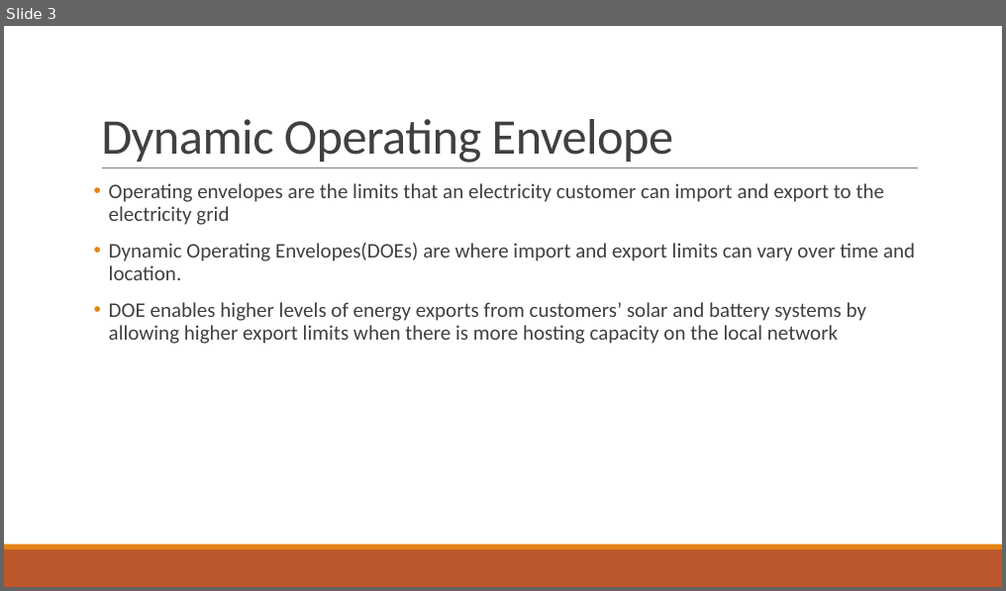
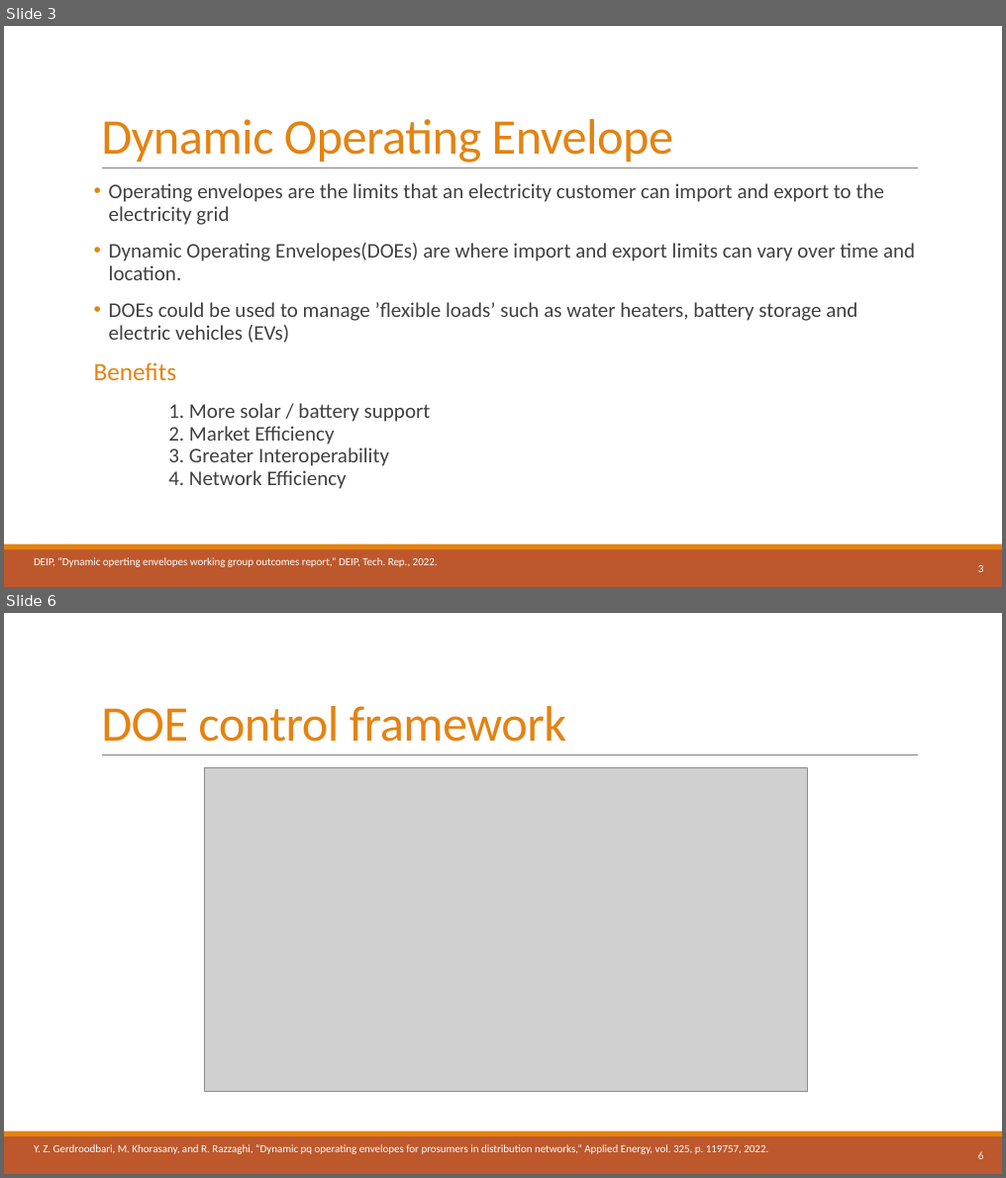
Before and after one commit to athuljosep/Power_System_Analysis, a slide deck: Seminar/Dynamic Operating Envelope.pptx. Shown one above the other, each under a label of ours: slide 3 before the commit, slides 3 and 6 after it; the slides between them are not shown. The pictures are 1006x591 and 1006x1178 pixels, drawn with LibreOffice and Linux fonts; fonts in the diff are those of the drawing; grey boxes stand for pictures. Boxes give left, top, right and bottom in pixels: in the first picture for what was removed or moved away, otherwise in the second. Text is boxed around its words. In the diff, an @@ line names an element or a change of style, - is before the commit and + after.

```diff
--- a/Seminar/Dynamic Operating Envelope.pptx
+++ b/Seminar/Dynamic Operating Envelope.pptx
@@ slide 6 added at [4, 613, 1002, 1174], background #FFFFFF; not listed: 3 template elements that a slide beside it also shows @@
@@ title added at [101, 706, 566, 742], 48 pt, text #E48312 @@
+DOE control framework
@@ picture added at [204, 767, 807, 1091] @@
@@ text added at [34, 1145, 768, 1155], 10.5 pt, text #FFFFFF @@
+Y. Z. Gerdroodbari, M. Khorasany, and R. Razzaghi, “Dynamic pq operating envelopes for prosumers in distribution networks,” Applied Energy, vol. 325, p. 119757, 2022.
@@ page number added at [978, 1152, 984, 1159], 10.5 pt, text #FFFFFF @@
+6
@@ slide 3 changed as well @@
@@ title "Dynamic Operating Envelope" at [101, 119, 674, 163]: text colour #404040 to #E48312 @@
@@ text at [94, 302, 857, 489]: text changed @@
-• DOE enables higher levels of energy exports from customers’ solar and battery systems by allowing higher export limits when there is more hosting capacity on the local network
+• DOEs could be used to manage ’flexible loads’ such as water heaters, battery storage and electric vehicles (EVs)
+Benefits
+1. More solar / battery support
+2. Market Efficiency
+3. Greater Interoperability
+4. Network Efficiency
@@ text added at [34, 558, 438, 568], 10.5 pt, text #FFFFFF @@
+DEIP, “Dynamic operting envelopes working group outcomes report,” DEIP, Tech. Rep., 2022.
@@ page number added at [978, 566, 984, 572], 10.5 pt, text #FFFFFF @@
+3
```
Also in this commit, not shown: 3 other slides changed, 4 other slides added, 2 slides removed.
